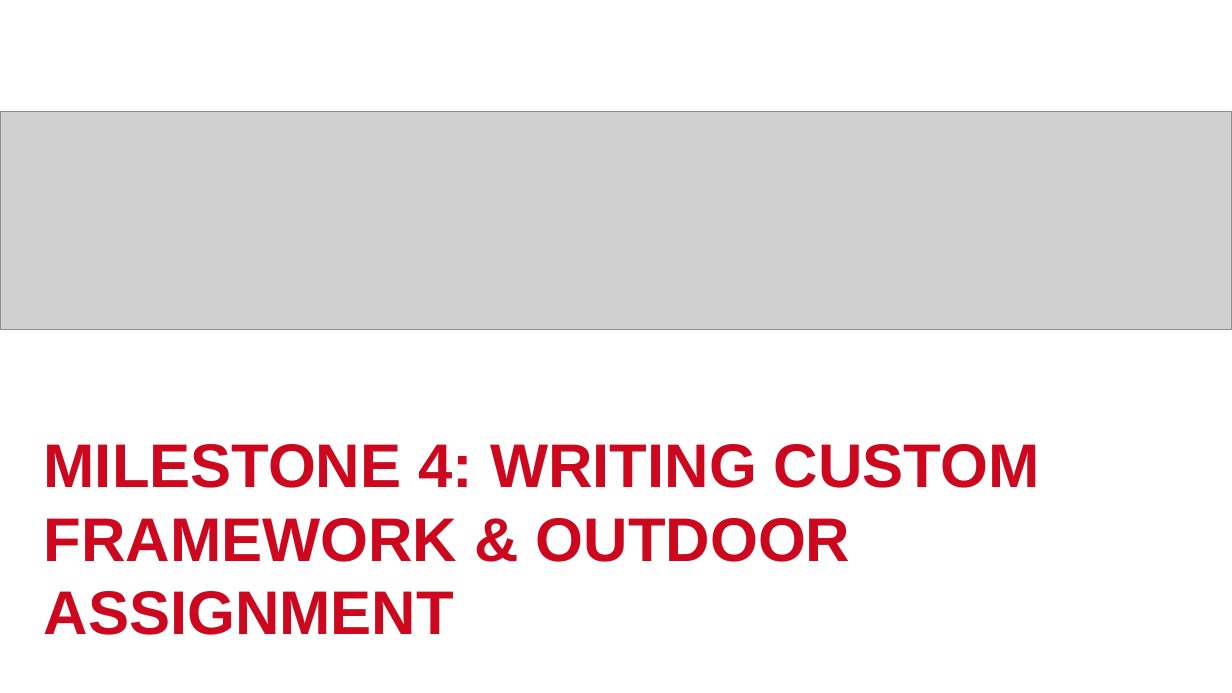
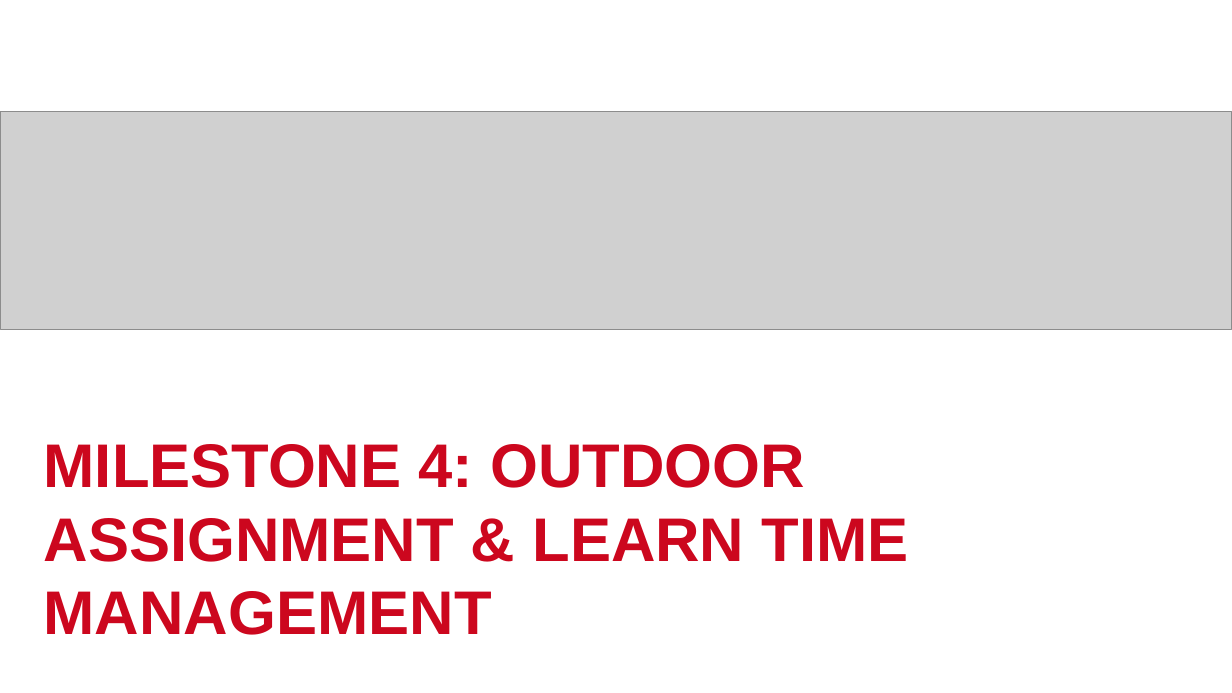
Before and after one commit to phmquan/YPP4-QuanPhan, a slide deck: slide 16 of document/QuanPhan_MilestonePreview.pptx (slide 19 before the commit). Drawn at 1232x693 pixels with LibreOffice and Linux fonts; fonts in the diff are those of the drawing; grey boxes stand for pictures; background and template pictures are left out. Boxes give left, top, right and bottom in pixels: in the first picture for what was removed or moved away, otherwise in the second. Text is boxed around its words. In the diff, an @@ line names an element or a change of style, - is before the commit and + after.

```diff
--- a/document/QuanPhan_MilestonePreview.pptx
+++ b/document/QuanPhan_MilestonePreview.pptx
@@ title at (x1=44, y1=444, x2=909, y2=635): text changed @@
-MILESTONE 4: WRITING CUSTOM FRAMEWORK & OUTDOOR ASSIGNMENT
+MILESTONE 4: OUTDOOR ASSIGNMENT & LEARN TIME MANAGEMENT
```
Also in this commit, not shown: 7 other slides changed, 1 slide added, 4 slides removed, 1 other file.
